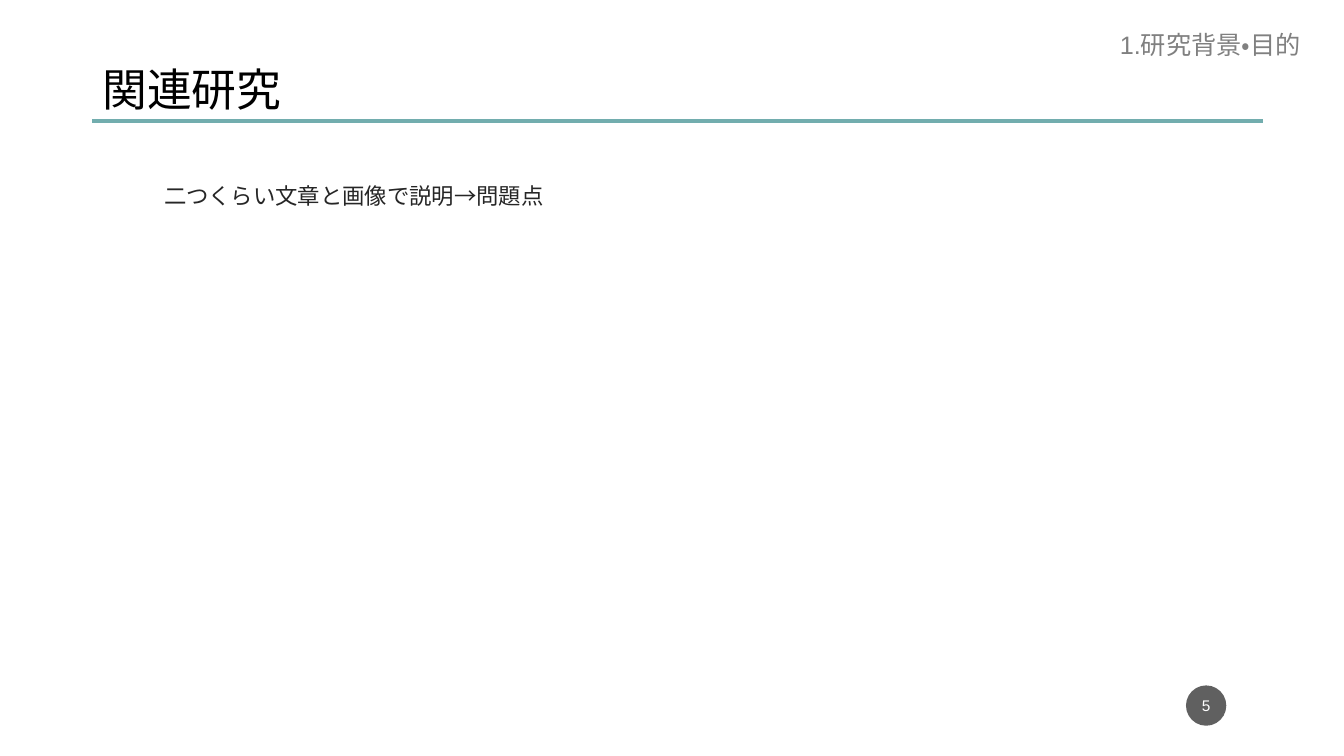
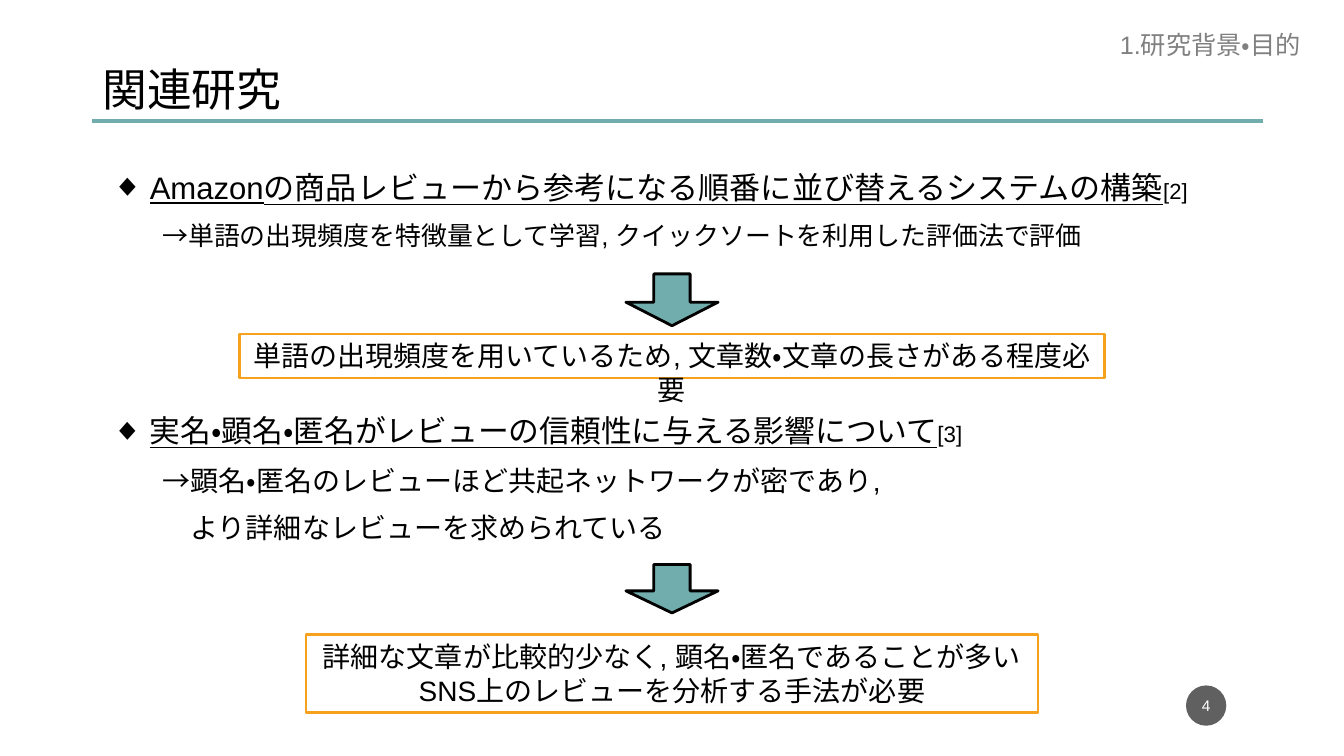
Before and after one commit to dora937nishikori/investigation, a slide deck: slide 4 of 修論/修論発表資料.pptx (slide 5 before the commit). Drawn at 1344x756 pixels with LibreOffice and Linux fonts; fonts in the diff are those of the drawing. Boxes give left, top, right and bottom in pixels: in the first picture for what was removed or moved away, otherwise in the second. Text is boxed around its words. In the diff, an @@ line names an element or a change of style, - is before the commit and + after.

```diff
--- a/修論/修論発表資料.pptx
+++ b/修論/修論発表資料.pptx
@@ text at bbox=[150, 175, 1187, 249]: text changed; size 16 to 18.5 pt; text colour #262626 to #000000 @@
-  二つくらい文章と画像で説明→問題点
+  ◆ Amazonの商品レビューから参考になる順番に並び替えるシステムの構築[2]
+    →単語の出現頻度を特徴量として学習, クイックソートを利用した評価法で評価
@@ down arrow added at bbox=[626, 274, 718, 326], fill #72ADAE, outline #000000 2 pt @@
@@ rectangle added at bbox=[240, 334, 1105, 378], fill #FFFFFF, outline #F6A21D 2 pt, 20 pt, text #000000 @@
+単語の出現頻度を用いているため, 文章数・文章の長さがある程度必要
@@ text added at bbox=[150, 416, 962, 541], 20 pt, text #000000 @@
+  ◆ 実名・顕名・匿名がレビューの信頼性に与える影響について[3]
+    →顕名・匿名のレビューほど共起ネットワークが密であり,
+    より詳細なレビューを求められている
@@ down arrow added at bbox=[626, 565, 718, 613], fill #72ADAE, outline #000000 2 pt @@
@@ rectangle added at bbox=[307, 635, 1038, 713], fill #FFFFFF, outline #F6A21D 2 pt, 20 pt, text #000000 @@
+詳細な文章が比較的少なく, 顕名・匿名であることが多い
+SNS上のレビューを分析する手法が必要
@@ page number at bbox=[1202, 700, 1211, 711]: text changed @@
-5
+4
```
Also in this commit, not shown: 5 other slides changed, 8 slides added, 2 slides removed, 7 other files.
